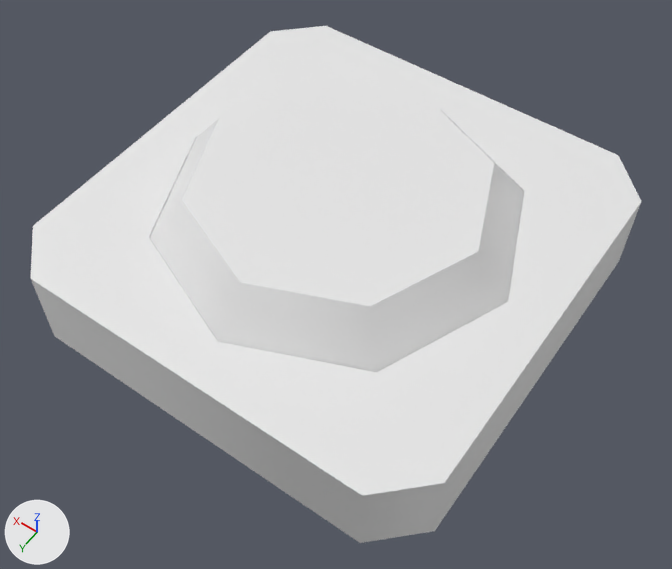
Renders of the glTF model Assets/kenney/kenney_prototype-kit/button-floor-round.glb from each side of a commit.
Before and after are seen from a 50 mm lens placed at (-0.381, 0.542, 0.826), pointed at (-0.023, 0.04, 0.038). Arrows for +X, +Y and +Z are at lower left; the lights stay in place. Materials are left out; every surface is plain grey. Where no turn or scale is listed for an object, it has been applied to the vertices.

The first picture shows 'button', 'button-floor-round'.
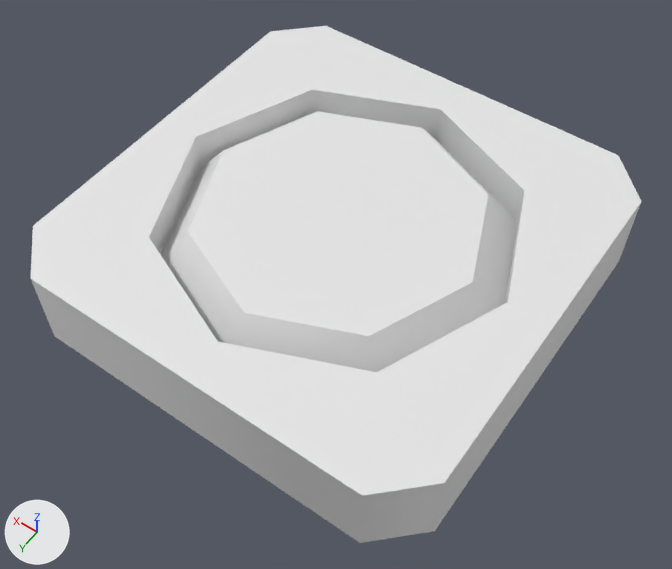
Changed parts and their boxes (x1, y1, x2, y2) in the pictures (672 x 569 px):
'button', moved: before (149, 79, 524, 372); after (161, 111, 517, 372)

The change in detail:
Object 'button' (ob_button) moves from (0.0, 0.0, -0.001) to (0.0, 0.0, -0.049).
